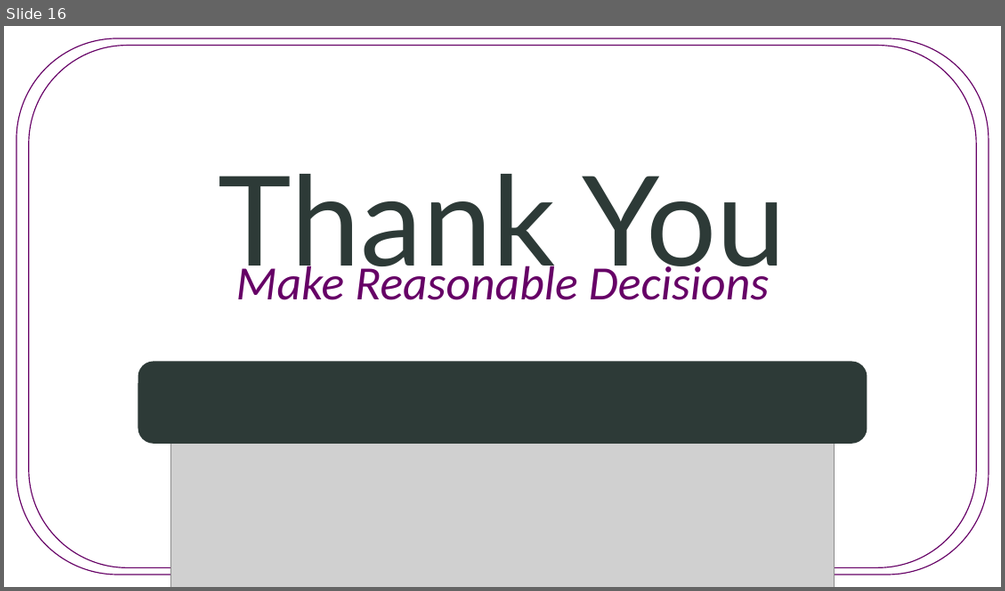
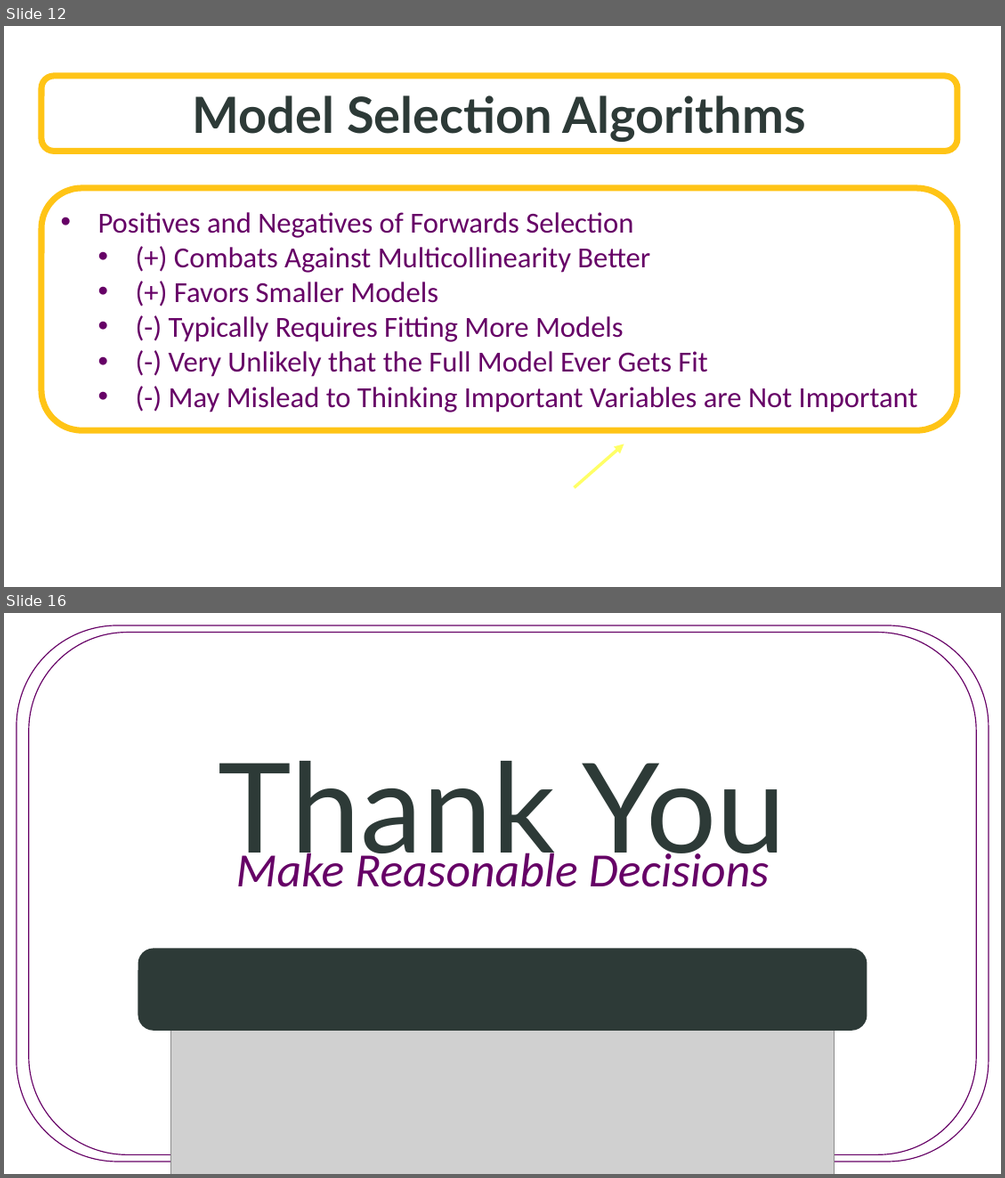
Before and after one commit to SuperMarioGiacomazzo/STOR455_WEBSITE, a slide deck: Lectures/16 - Techniques for Choosing Predictors.pptx. Shown one above the other, each under a label of ours: slide 16 before the commit, slides 12 and 16 after it; the slides between them are not shown. The pictures are 1005x591 and 1005x1178 pixels, drawn with LibreOffice and Linux fonts; fonts in the diff are those of the drawing; grey boxes stand for pictures; background and template pictures are left out. Boxes give left, top, right and bottom in pixels: in the first picture for what was removed or moved away, otherwise in the second. Text is boxed around its words. In the diff, an @@ line names an element or a change of style, - is before the commit and + after.

```diff
--- a/Lectures/16 - Techniques for Choosing Predictors.pptx
+++ b/Lectures/16 - Techniques for Choosing Predictors.pptx
@@ slide 12 added at bbox=[4, 26, 1001, 587], background picture (left out) @@
@@ rounded rectangle added at bbox=[41, 76, 957, 151], fill #FFFFFF at 70% opacity, outline #FFC416 6 pt, 48 pt, text #2D3A37, bold @@
+Model Selection Algorithms
@@ rounded rectangle added at bbox=[41, 188, 957, 431], fill #FFFFFF, outline #FFC416 6 pt, 28 pt, text #660066 @@
+• Positives and Negatives of Forwards Selection
+  • (+) Combats Against Multicollinearity Better
+  • (+) Favors Smaller Models
+  • (-) Typically Requires Fitting More Models
+  • (-) Very Unlikely that the Full Model Ever Gets Fit
+  • (-) May Mislead to Thinking Important Variables are Not Important
@@ arrow added from (574, 487) to (624, 444), #FFFF66 3 pt @@
```
Also in this commit, not shown: 7 other slides added, 8 slides removed, 10 other files.
